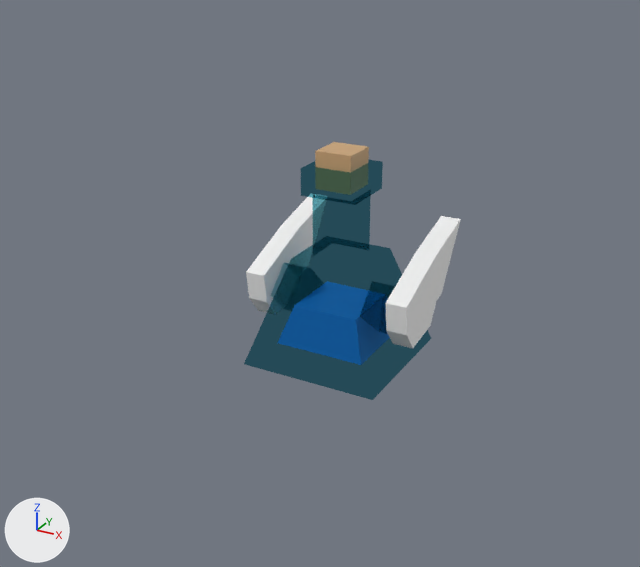
A saved change to the Blender file Assets/Models/PotionOfSpeed.blend.
Before and after are seen from a 50 mm camera at (1.046, -2.022, 1.008) aimed at (0.044, -0.202, 0.098). Arrows for +X, +Y and +Z are at lower left; the lights stay in place. The older version comes first.
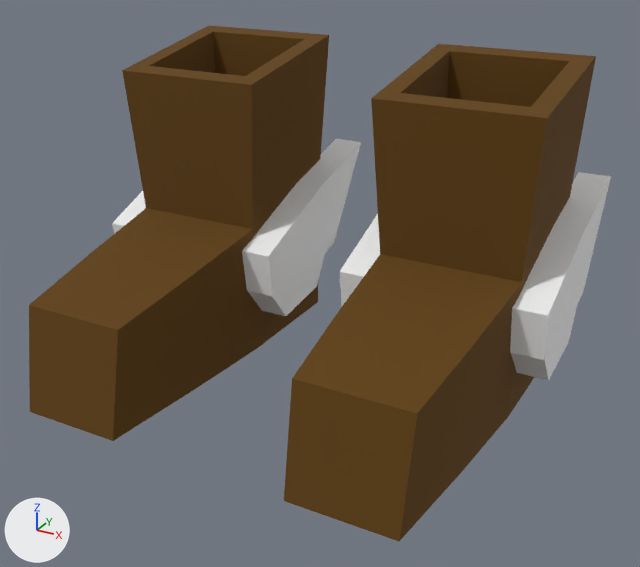
The change, as a diff of the scene's bpy script:
```diff
--- a/Assets/Models/PotionOfSpeed.blend.py
+++ b/Assets/Models/PotionOfSpeed.blend.py
@@ mat_material @@
 n0 = _N.new('ShaderNodeOutputMaterial'); n0.name = 'Material Output'
-n1 = _N.new('ShaderNodeBsdfTransparent'); n1.name = 'Transparent BSDF'
-n1.inputs[0].default_value = (0.34, 0.614, 0.663, 1.0)  # 'Color', cyan #9eced5
-_L.new(n1.outputs[0], n0.inputs[0])  # 'BSDF' to 'Surface'
+n2 = _N.new('ShaderNodeBsdfPrincipled'); n2.name = 'Principled BSDF'
+n2.inputs[0].default_value = (0.12, 0.0513, 0.000911, 1.0)  # 'Base Color', brown #614003
+n2.inputs[2].default_value = 1.0  # 'Roughness'
+_L.new(n2.outputs[0], n0.inputs[0])  # 'BSDF' to 'Surface'
@@ me_cube @@
 # used by ob_cube; location = (0.0, 0.0, 0.0); scale = (0.101, 0.101, 0.101)
-me_cube.from_pydata(...)  # 100 vertices, 86 faces; spans x -2.42..2.42, y -1.98..2.6, z -1.99..3.92
+me_cube.from_pydata(...)  # 140 vertices, 124 faces; spans x -6.42..6.17, y -6.88..3.48, z -1.8..6.36
+# me_cube part 1: the loose piece of 20 vertices spanning x 1.83..2.42, y -1.05..2.6, z -1.07..1.59 is scaled about its middle by 1.46, then moved by (3.61, 0.04, 0.95)
+# me_cube part 2: the loose piece of 20 vertices spanning x -2.42..-1.83, y -1.05..2.6, z -1.07..1.59 is scaled about its middle by 1.46, then moved by (3.47, 0.04, 0.95)
+# me_cube part 3: the loose piece of 20 vertices spanning x 1.83..2.42, y -1.05..2.6, z -1.07..1.59 is copied, and the copy is scaled about its middle by 1.46, then moved by (-3.72, 0.04, 0.95); it spans x -2.02..-1.17, y -1.85..3.48, z -0.74..3.15
+# me_cube part 4: the loose piece of 20 vertices spanning x -2.42..-1.83, y -1.05..2.6, z -1.07..1.59 is copied, and the copy is scaled about its middle by 1.46, then moved by (-3.87, 0.04, 0.95); it spans x -6.42..-5.57, y -1.85..3.48, z -0.74..3.15
+# me_cube part 5: a new loose piece of 28 vertices spanning x 1.54..5.62, y -6.88..2.45, z -1.8..6.36, in mat_material (brown #614003)
+# me_cube part 6: a new loose piece of 28 vertices spanning x -5.79..-1.72, y -6.88..2.45, z -1.8..6.36, in mat_material (brown #614003)
+# me_cube part 7: the loose piece of 8 vertices spanning x -1.89..-0.95, y -0.74..0.74, z -1.1..0.38 is deleted
+# me_cube part 8: the loose piece of 8 vertices spanning x 0.95..1.89, y -0.74..0.74, z -1.1..0.38 is deleted
+# me_cube part 9: the loose piece of 8 vertices spanning x -0.51..0.51, y -0.51..0.51, z 2.89..3.92 is deleted
+# me_cube part 10
+# 28 vertices are removed from x -1.98..1.98, y -1.98..1.98, z -1.99..3.49
+# 26 faces are deleted
+# 3 vertices are added at (2.64, -0.74, -0.36), (-1.86, -0.74, -0.36), (-4.7, -0.74, -0.36)
+# other edits to the shape of me_cube do not show in these pictures
 me_cube.materials.append(mat_material)
-me_cube.materials.append(mat_material_001)  # blue #378ee7
-me_cube.materials.append(mat_material_002)  # brown #cda678
 me_cube.materials.append(mat_material_003)
```

Boxes [x1, y1, x2, y2] around the edits, measured in the pictures (640 x 567 px; the box of a moved part takes in the faces that stretch with it):
'Cube', recoloured, reshaped (167% wider, 100% taller)
    before: [244, 142, 461, 400]
    after: [29, 25, 611, 541]
part 1 of me_cube, moved or reshaped
    before: [385, 216, 461, 348]
    after: [510, 172, 611, 381]
part 2 of me_cube, moved or reshaped
    before: [246, 197, 313, 313]
    after: [340, 214, 380, 306]
part 3 of me_cube, added
    after: [242, 139, 361, 316]
part 4 of me_cube, added
    after: [112, 191, 146, 234]
part 5 of me_cube, added (brown)
    after: [284, 44, 596, 541]
part 6 of me_cube, added (brown)
    after: [29, 25, 329, 441]
part 7 of me_cube, deleted (mostly hidden)
    before: [271, 263, 289, 298]
part 8 of me_cube, deleted
    before: [376, 283, 395, 328]
part 9 of me_cube, deleted (brown)
    before: [315, 142, 369, 173]
part 10 of me_cube, deleted (cyan)
    before: [244, 160, 431, 400]
